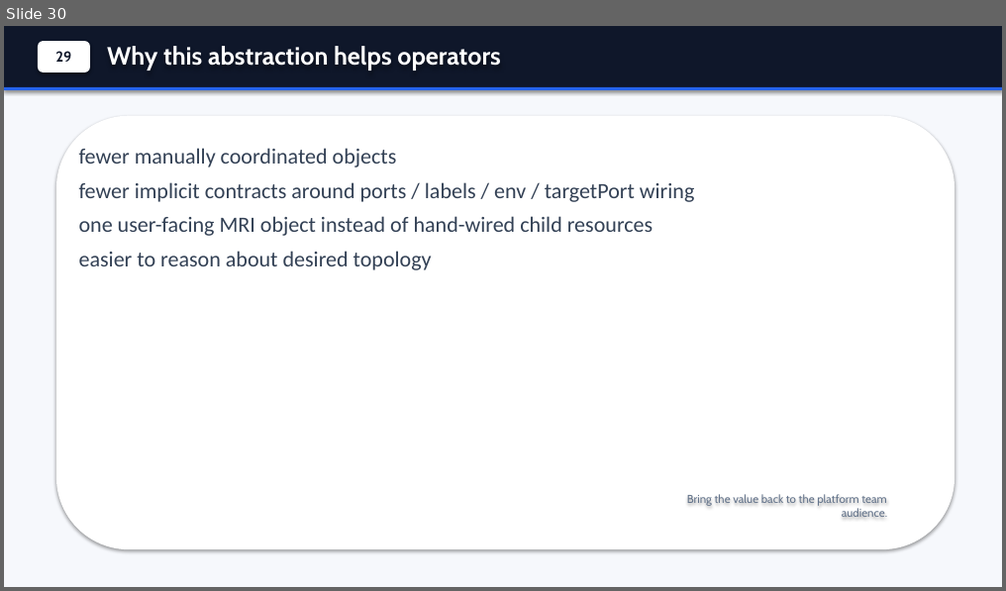
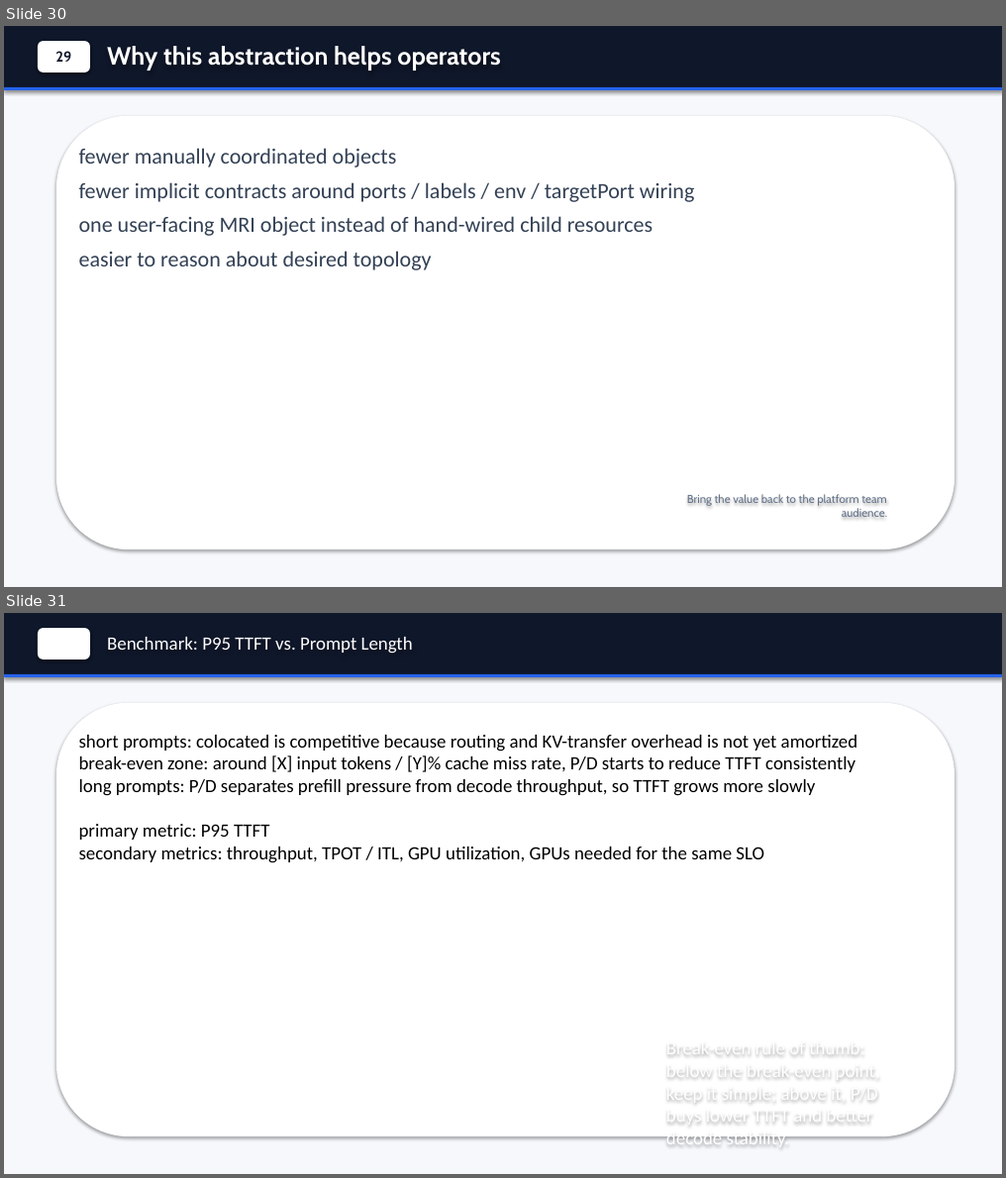
Before and after one commit to andyzhangx/demo, a slide deck: llm/kubecon-na-2026-pd-disaggregation.pptx. Shown one above the other, each under a label of ours: slide 30 before the commit, slides 30 and 31 after it. The pictures are 1006x591 and 1006x1178 pixels, drawn with LibreOffice and Linux fonts; fonts in the diff are those of the drawing. Boxes give left, top, right and bottom in pixels: in the first picture for what was removed or moved away, otherwise in the second. Text is boxed around its words. In the diff, an @@ line names an element or a change of style, - is before the commit and + after.

Commit message:
docs: refine benchmark and lessons deck copy

```diff
--- a/llm/kubecon-na-2026-pd-disaggregation.pptx
+++ b/llm/kubecon-na-2026-pd-disaggregation.pptx
@@ slide 31 added at (4, 613, 1002, 1174), background #F6F8FC @@
@@ rectangle added at (4, 613, 1002, 676), fill #0F172A @@
@@ rounded rectangle added at (38, 628, 90, 660), fill #FFFFFF @@
@@ text added at (107, 637, 413, 654), 18 pt, text #FFFFFF @@
+Benchmark: P95 TTFT vs. Prompt Length
@@ rectangle added at (4, 674, 1002, 677), fill #2563EB @@
@@ rounded rectangle added at (56, 703, 954, 1137), fill #FFFFFF @@
@@ text added at (79, 735, 858, 863), 18 pt, text #000000 @@
+short prompts: colocated is competitive because routing and KV-transfer overhead is not yet amortized
+break-even zone: around [X] input tokens / [Y]% cache miss rate, P/D starts to reduce TTFT consistently
+long prompts: P/D separates prefill pressure from decode throughput, so TTFT grows more slowly
+primary metric: P95 TTFT
+secondary metrics: throughput, TPOT / ITL, GPU utilization, GPUs needed for the same SLO
@@ text added at (666, 1038, 880, 1142), 18 pt, text #FFFFFF @@
+Break-even rule of thumb: below the break-even point, keep it simple; above it, P/D buys lower TTFT and better decode stability.
```
Also in this commit, not shown: 5 slides changed, 1 slide removed.
